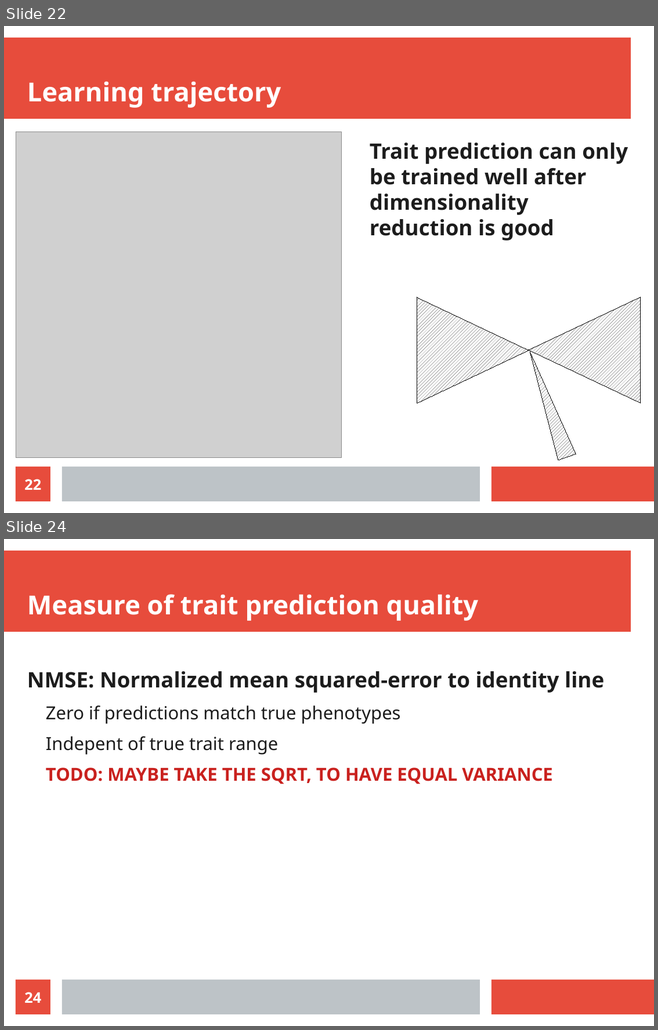
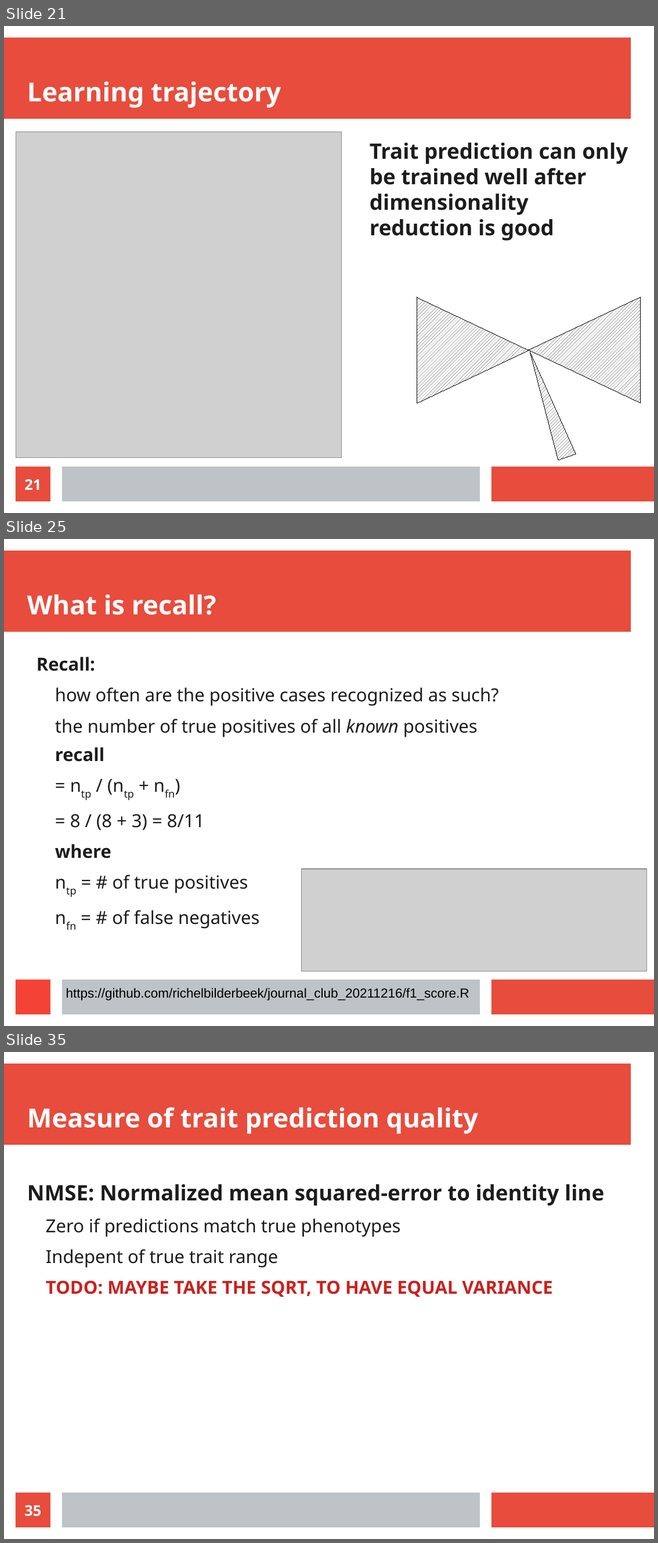
Before and after one commit to richelbilderbeek/science_presentation_20220305, a slide deck: science_presentation_20220305.odp. Shown one above the other, each under a label of ours: slides 22 and 24 before the commit, slides 21, 25 and 35 after it; the slides between them are not shown. The pictures are 658x1030 and 658x1543 pixels, drawn with LibreOffice and Linux fonts; fonts in the diff are those of the drawing; grey boxes stand for pictures. Boxes give left, top, right and bottom in pixels: in the first picture for what was removed or moved away, otherwise in the second. Text is boxed around its words. In the diff, an @@ line names an element or a change of style, - is before the commit and + after.

```diff
--- a/science_presentation_20220305.odp
+++ b/science_presentation_20220305.odp
@@ slide 25 added at (4, 539, 654, 1026), background #FFFFFF; not listed: 3 template elements that a slide beside it also shows @@
@@ title added at (27, 594, 216, 615), 32 pt, text #FFFFFF, bold @@
+What is recall?
@@ text added at (36, 657, 498, 929), 22 pt, text #1C1C1C @@
+Recall:
+  how often are the positive cases recognized as such?
+  the number of true positives of all known positives
+recall
+  = ntp / (ntp + nfn)
+  = 8 / (8 + 3) = 8/11
+where
+  ntp = # of true positives
+  nfn = # of false negatives
@@ picture added at (302, 869, 647, 971) @@
@@ rectangle added at (16, 980, 50, 1015), fill #F44336 @@
@@ text added at (66, 988, 469, 1001), 16 pt, text #000000 @@
+https://github.com/richelbilderbeek/journal_club_20211216/f1_score.R
@@ what was slide 22 is now slide 21 @@
@@ page number at (24, 479, 41, 490): text changed @@
-22
+21
@@ what was slide 24 is now slide 35 @@
@@ page number at (24, 1505, 41, 1517): text changed @@
-24
+35
```
Also in this commit, not shown: 10 slides changed, 12 other slides added, 2 slides removed, 6 other files.
